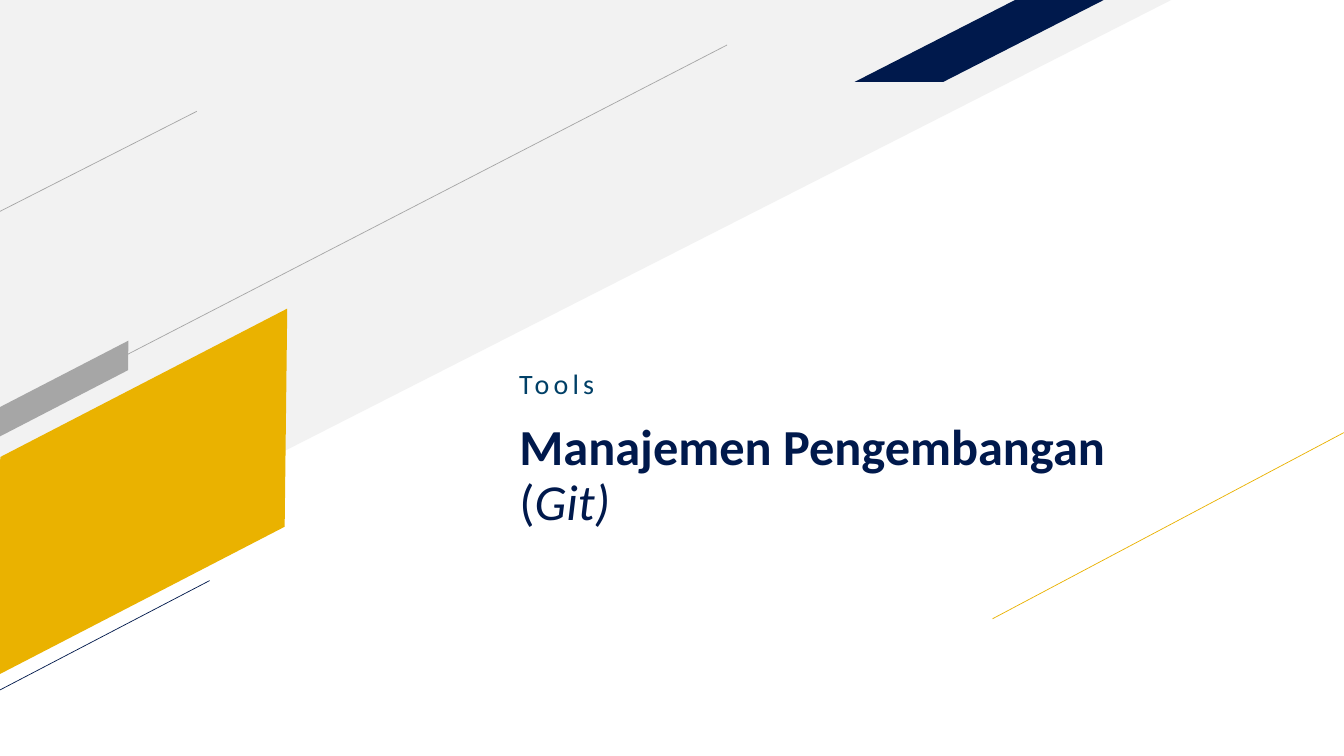
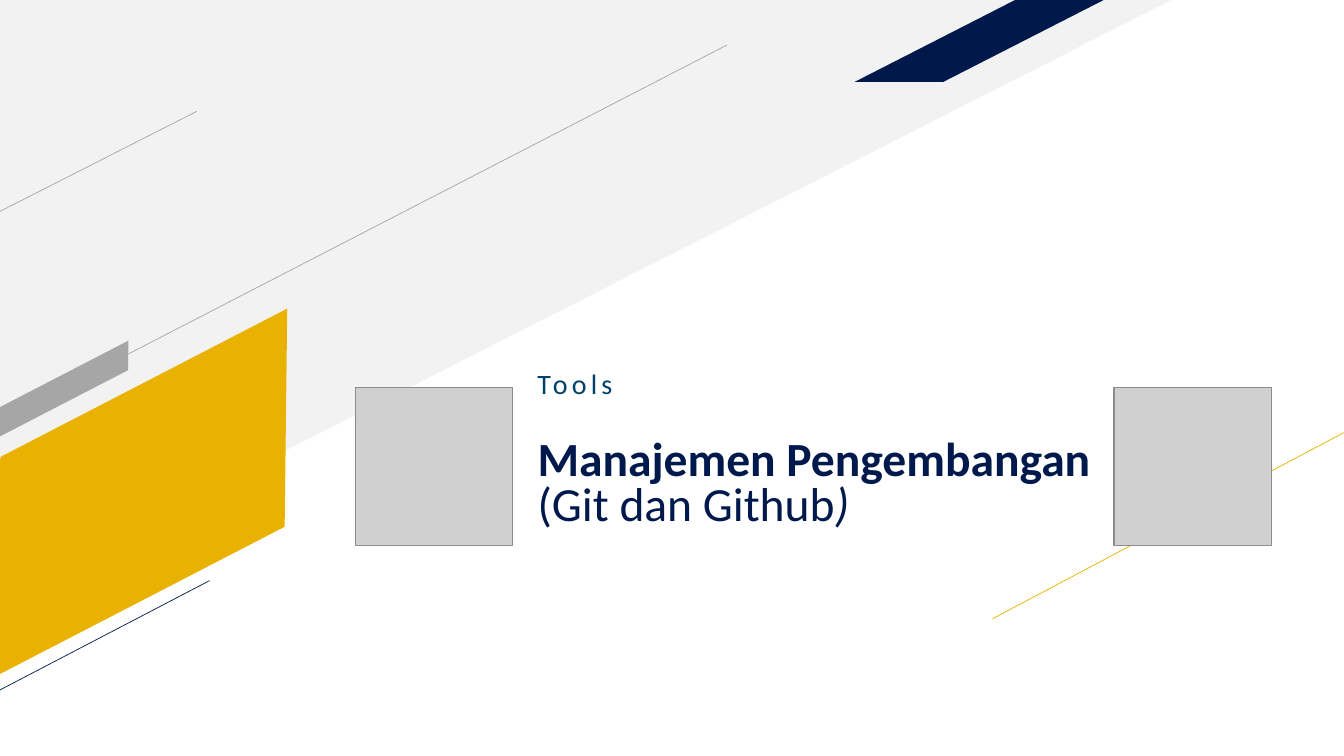
Before and after one commit to adityadees/Unsri-Mengajar-Laravel, a slide deck: slide 67 of Slide 1 - Introduction.pptx. Drawn at 1344x756 pixels with LibreOffice and Linux fonts; fonts in the diff are those of the drawing; grey boxes stand for pictures. Boxes give left, top, right and bottom in pixels: in the first picture for what was removed or moved away, otherwise in the second. Text is boxed around its words. In the diff, an @@ line names an element or a change of style, - is before the commit and + after.

```diff
--- a/Slide 1 - Introduction.pptx
+++ b/Slide 1 - Introduction.pptx
@@ picture added at [355, 388, 512, 545] @@
@@ text "Tools" rewrapped from [509, 365, 814, 411] to [527, 365, 935, 411] @@
@@ picture added at [1114, 388, 1271, 545] @@
@@ text at [538, 442, 1090, 528]: text changed; size 36 to 34 pt @@
-Manajemen Pengembangan
-(Git)
+Manajemen Pengembangan
+(Git dan Github)
```
Also in this commit, not shown: 28 other slides changed, 2 slides added, 1 slide removed.
